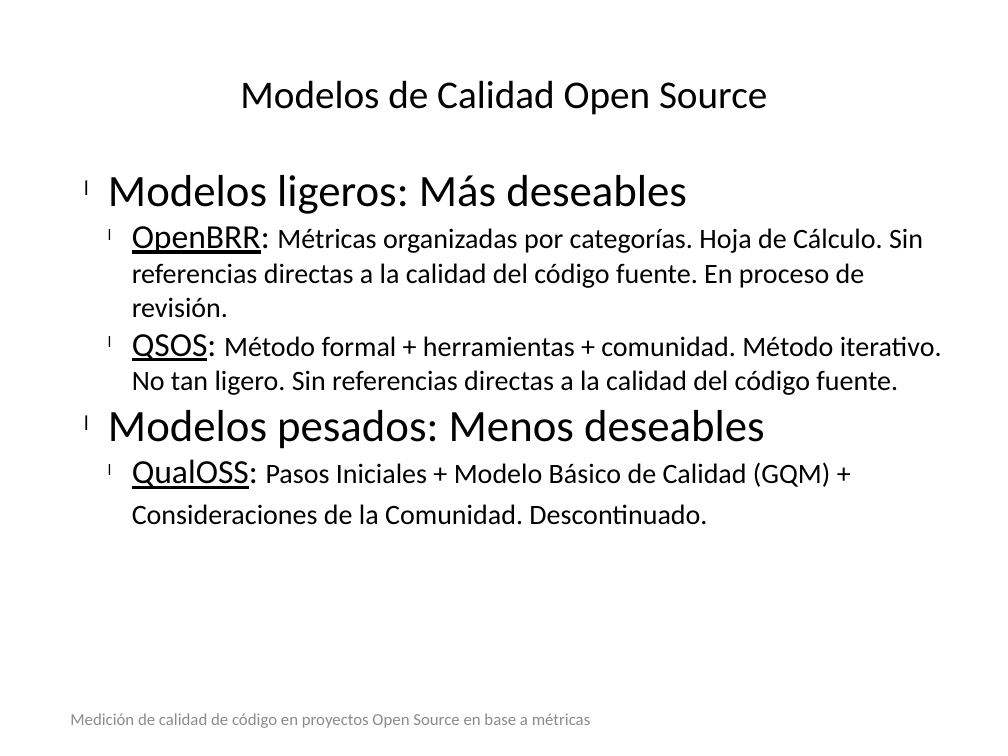
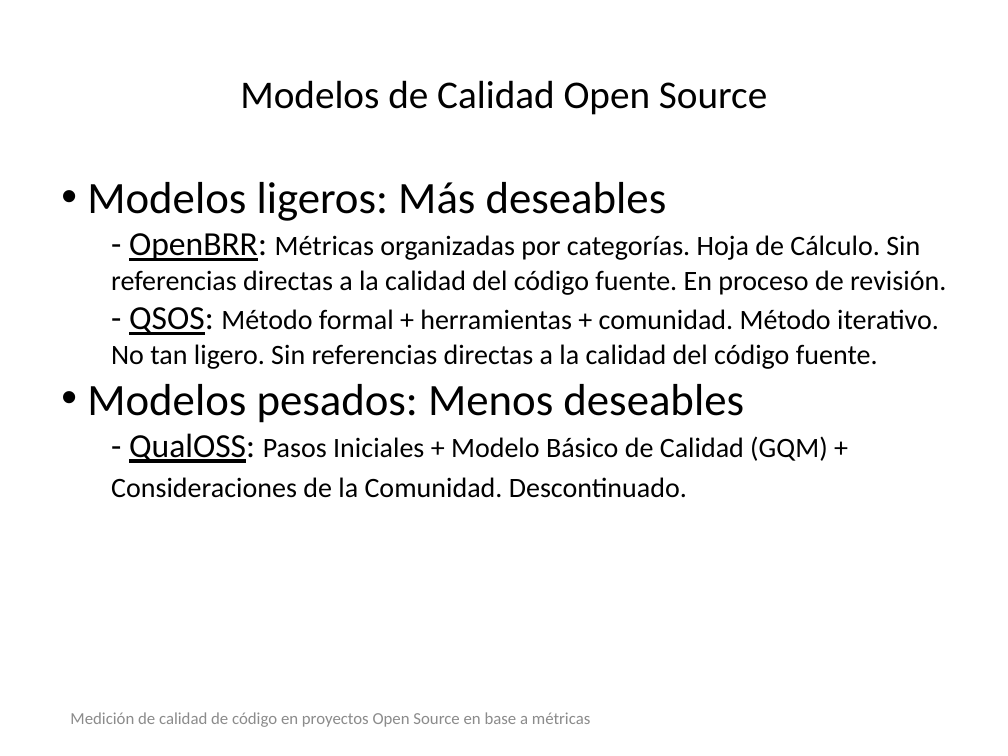
Before and after one commit to sarroutbi/TFE, a slide deck: slide 4 of final_project/presentation/presentation.pptx. Drawn at 1008x756 pixels with LibreOffice and Linux fonts; fonts in the diff are those of the drawing; background and template pictures are left out. Boxes give left, top, right and bottom in pixels: in the first picture for what was removed or moved away, otherwise in the second. Text is boxed around its words. In the diff, an @@ line names an element or a change of style, - is before the commit and + after.

```diff
--- a/final_project/presentation/presentation.pptx
+++ b/final_project/presentation/presentation.pptx
@@ text "Modelos ligeros: Más deseables": place and size @@
-text "Modelos ligeros: Más deseables" at [108, 175, 942, 525]
+text "Modelos ligeros: Más deseables" at [87, 182, 946, 498]
@@ text at [87, 182, 744, 423]: bullet l to • @@
@@ text at [111, 233, 946, 369]: text changed @@
-    l OpenBRR: Métricas organizadas por categorías. Hoja de Cálculo. Sin referencias directas a la calidad del código fuente. En proceso de revisión.
-    l QSOS: Método formal + herramientas + comunidad. Método iterativo. No tan ligero. Sin referencias directas a la calidad del código fuente.
+    - OpenBRR: Métricas organizadas por categorías. Hoja de Cálculo. Sin referencias directas a la calidad del código fuente. En proceso de revisión.
+    - QSOS: Método formal + herramientas + comunidad. Método iterativo. No tan ligero. Sin referencias directas a la calidad del código fuente.
@@ text at [111, 433, 828, 498]: text changed @@
-    l QualOSS: Pasos Iniciales + Modelo Básico de Calidad (GQM) + Consideraciones de la Comunidad. Descontinuado.
+    - QualOSS: Pasos Iniciales + Modelo Básico de Calidad (GQM) + Consideraciones de la Comunidad. Descontinuado.
```
Also in this commit, not shown: 10 other slides changed.
